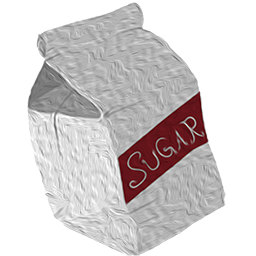
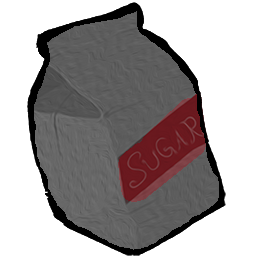
Revision of a layered 256×256 image; what changed, layer by layer:
added layer "Layer 3" above "Layer 2" over [27, 2, 226, 256]
added layer "Layer 2" (75%) above "Layer 1" over [27, 3, 226, 256]
